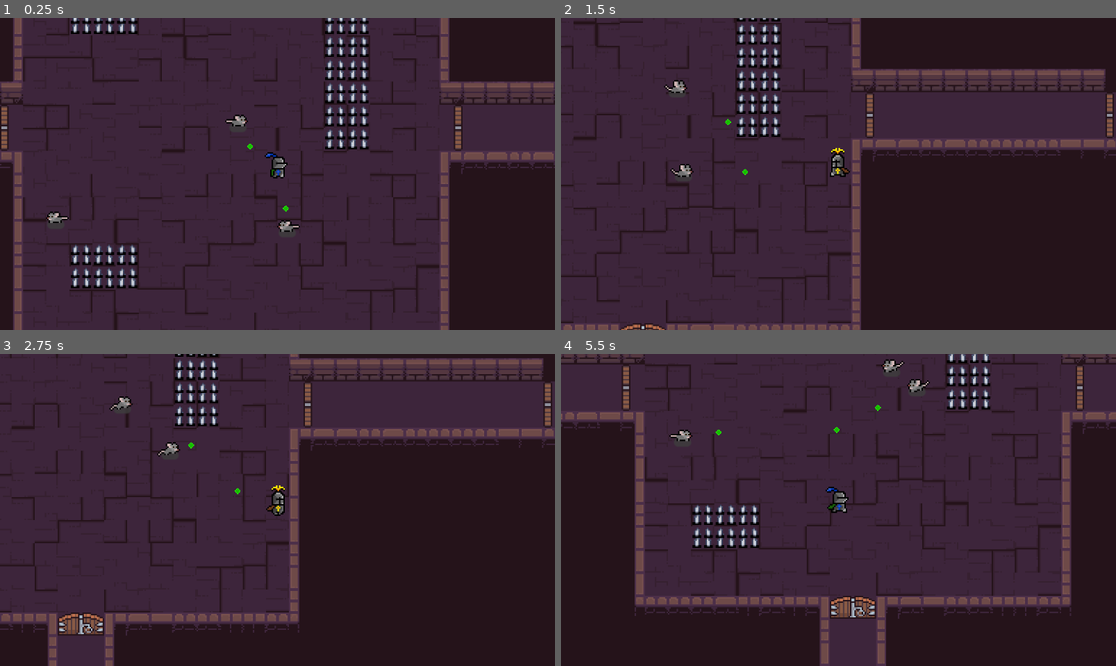
Above: before the commit, frames 1-4 (two rows, left to right).
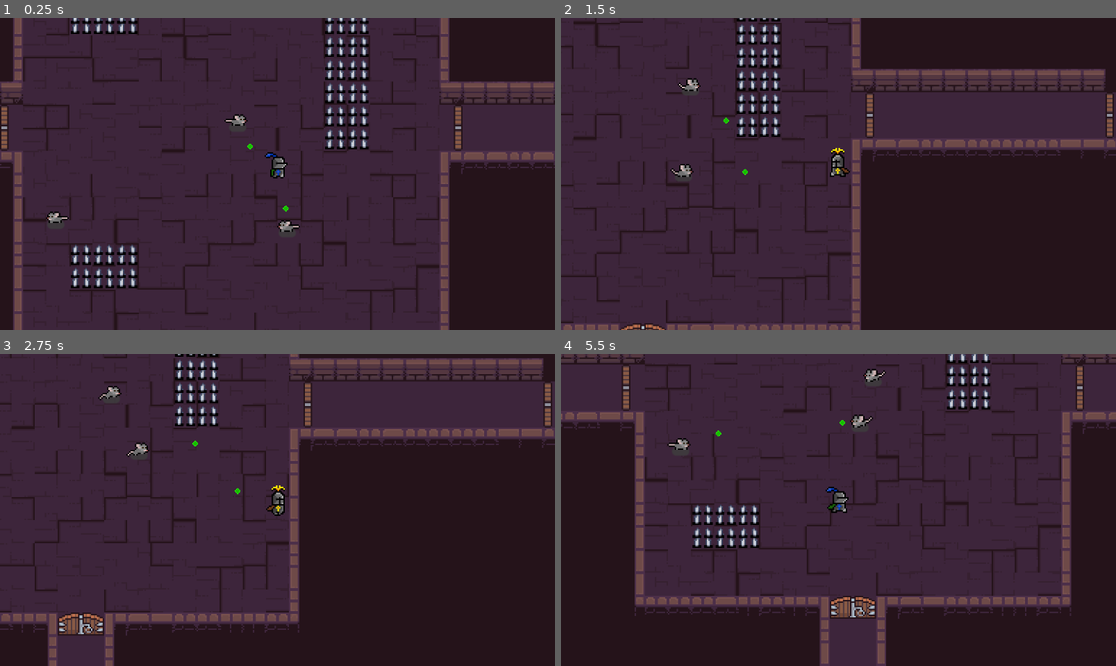
Above: after the commit, the same moments.

Repository: Mlee671/too-many-cats-
Game: Godot game, scene res://main/main.tscn
Same seed, same stepped clock (60 frames per second), same inputs: the game is played once before the commit and once after it.
Inputs (mouse positions are in pixels of both pictures, inside the frame that each line leads up to):
- Up to frame 1 (0.25 s): no input
- Up to frame 2 (1.5 s): move the mouse to (960, 158) at 0.52 s; hold Right (right) 0.53-1.28 s; tap Space (ability) at 0.6 s; move the mouse to (727, 189) at 1.27 s; hold S (down) from 1.28 s (still down); right-click (727, 189) at 1.35 s
- Up to frame 3 (2.75 s): move the mouse to (333, 441) at 2.02 s; release S (down) at 2.03 s; press the mouse at (333, 441) at 2.03 s; hold Right (right) from 2.03 s (still down)
- Up to frame 4 (5.5 s): move the mouse to (810, 572) at 2.77 s; release Right (right) at 2.78 s; release the mouse at (810, 572) at 2.78 s; hold W (up) 2.78-3.53 s; tap Space (ability) at 2.85, 5.1 s; move the mouse to (1005, 556) at 3.52 s; hold A (left) 3.53-5.03 s; right-click (1005, 556) at 3.6 s; move the mouse to (672, 463) at 4.27 s; click (672, 463) at 4.35 s; move the mouse to (866, 510) at 5.02 s; hold S (down) from 5.03 s (still down)

The runs differ from the first frame. In frame 1, less than 0.1% of the frame differs, in the area x 40-45%, y 30-35%; in frame 2, 0.2%; in frame 3, 0.4%; in frame 4, 0.7%, in the area x 19-67%, y 1-31%.

Commit message:
Feat: rooms now have a list of all enemies inside of them and can activate once player gets close enough. enemy activation not implemented yet.

Diff:
--- a/Room_scenes/room_template.gd
+++ b/Room_scenes/room_template.gd
@@ -6,6 +6,7 @@
 const SOUTH_DOOR_CLOSED := [Vector2i(6,6),Vector2i(7,6)]
 const NS_DOOR_OPEN := [Vector2i(7,5),Vector2i(8,5)]
 
+var enemy_list : Array = []
 
 @onready var objects := $NavRegion/Environment
 
@@ -21,13 +22,11 @@
 		for i in 2:
 			objects.set_cell(doorway[i],0,WEST_DOOR[i],0)
 
-
 func _on_east_door_body_entered(body: Node2D) -> void:
 	if body is main_character:
 		var doorway := [Vector2i(9,-1), Vector2i(9,0)]
 		for i in 2:
 			objects.set_cell(doorway[i],0,EAST_DOOR[i],1)
-
 
 func _on_east_door_body_exited(body: Node2D) -> void:
 	if body is main_character:
@@ -35,13 +34,11 @@
 		for i in 2:
 			objects.set_cell(doorway[i],0,EAST_DOOR[i],0)
 
-
 func _on_north_door_body_entered(body: Node2D) -> void:
 	if body is main_character:
 		var doorway := [Vector2i(-1,-10), Vector2i(0,-10)]
 		for i in 2:
 			objects.set_cell(doorway[i],0,NS_DOOR_OPEN[i],0)
-
 
 func _on_north_door_body_exited(body: Node2D) -> void:
 	if body is main_character:
@@ -49,16 +46,35 @@
 		for i in 2:
 			objects.set_cell(doorway[i],0,NORTH_DOOR_CLOSED[i],0)
 
-
 func _on_south_door_body_entered(body: Node2D) -> void:
 	if body is main_character:
 		var doorway := [Vector2i(-1,9), Vector2i(0,9)]
 		for i in 2:
 			objects.set_cell(doorway[i],0,NS_DOOR_OPEN[i],0)
 
-
 func _on_south_door_body_exited(body: Node2D) -> void:
 	if body is main_character:
 		var doorway := [Vector2i(-1,9), Vector2i(0,9)]
 		for i in 2:
 			objects.set_cell(doorway[i],0,SOUTH_DOOR_CLOSED[i],0)
+
+func _on_room_activator_body_entered(body: Node2D) -> void:
+	if body is Enemy:
+		# print("enemy added")
+		enemy_list.append(body)
+	elif body is main_character:
+		for enemy in enemy_list:
+			# print("enemies activated")
+			# activation method here
+			pass
+
+func _on_room_activator_body_exited(body: Node2D) -> void:
+	if body is main_character:
+		for i in range(enemy_list.size() - 1, -1, -1):
+			if enemy_list[i]:
+				# print("enemies deactivated")
+				# deactivate here. though once we have combat the doors will be locked
+				pass
+			else:
+				enemy_list.remove_at(i)
+				# print("removed dead enemy")
--- a/Room_scenes/room_template.tscn
+++ b/Room_scenes/room_template.tscn
@@ -5,8 +5,8 @@
 [ext_resource type="Texture2D" uid="uid://0k7bferun6ck" path="res://tilesets/spikes.png" id="2_x20t4"]
 
 [sub_resource type="NavigationPolygon" id="NavigationPolygon_x20t4"]
-vertices = PackedVector2Array(-6, -147.88281, 6, -148.04688, 6, -142, -6, -142, -134, 6, -134.59375, 6, -134.39844, -14, -134, -14, 6, 138.95313, -6, 139.03906, -6, 134, 6.0234375, 134, 137.47656, -14, 137.53906, 6, 134, 6, 134, -14, 134, -142, 134, 134, -134, 134, -134, -53.898438, -133.14063, -142)
-polygons = Array[PackedInt32Array]([PackedInt32Array(0, 1, 2, 3), PackedInt32Array(4, 5, 6, 7), PackedInt32Array(8, 9, 10, 11), PackedInt32Array(12, 13, 14, 15), PackedInt32Array(2, 16, 15, 4, 7), PackedInt32Array(14, 17, 11), PackedInt32Array(14, 10, 18, 4, 15), PackedInt32Array(19, 20, 3, 7), PackedInt32Array(14, 11, 10), PackedInt32Array(3, 2, 7)])
+vertices = PackedVector2Array(-134, 6, -134.59375, 6, -134.39844, -14, -134, -14, 6, 138.95313, -6, 139.03906, -6, 134, 6.0234375, 134, 137.47656, -14, 137.53906, 6, 134, 6, 134, -14, 26, -134, 26, -142, 134, -142, 134, 134, -134, 134, -134, -53.898438, -133.14063, -142, -26, -142, -26, -134)
+polygons = Array[PackedInt32Array]([PackedInt32Array(0, 1, 2, 3), PackedInt32Array(4, 5, 6, 7), PackedInt32Array(8, 9, 10, 11), PackedInt32Array(12, 13, 14, 11), PackedInt32Array(3, 10, 15, 7, 0), PackedInt32Array(6, 16, 0), PackedInt32Array(17, 18, 19, 20, 3), PackedInt32Array(3, 20, 12, 11, 10), PackedInt32Array(0, 7, 6)])
 outlines = Array[PackedVector2Array]([PackedVector2Array(-143, -156, 147, -160, 148, 148, -146, 150)])
 
 [sub_resource type="TileSetAtlasSource" id="TileSetAtlasSource_l17gk"]
@@ -531,6 +531,9 @@
 [sub_resource type="RectangleShape2D" id="RectangleShape2D_unu5q"]
 size = Vector2(32, 32)
 
+[sub_resource type="RectangleShape2D" id="RectangleShape2D_l17gk"]
+size = Vector2(382, 371)
+
 [node name="Room_template" type="Node2D" unique_id=760106608]
 script = ExtResource("1_l17gk")
 
@@ -580,6 +583,14 @@
 [node name="CollisionShape2D" type="CollisionShape2D" parent="South_door" unique_id=1361741042]
 position = Vector2(0, 151)
 shape = SubResource("RectangleShape2D_unu5q")
+
+[node name="Room_activator" type="Area2D" parent="." unique_id=1449220809]
+collision_layer = 0
+collision_mask = 7
+
+[node name="CollisionShape2D" type="CollisionShape2D" parent="Room_activator" unique_id=1122196058]
+position = Vector2(-1, -9.5)
+shape = SubResource("RectangleShape2D_l17gk")
 
 [connection signal="body_entered" from="West_door" to="." method="_on_west_door_body_entered"]
 [connection signal="body_exited" from="West_door" to="." method="_on_west_door_body_exited"]
@@ -589,3 +600,5 @@
 [connection signal="body_exited" from="North_door" to="." method="_on_north_door_body_exited"]
 [connection signal="body_entered" from="South_door" to="." method="_on_south_door_body_entered"]
 [connection signal="body_exited" from="South_door" to="." method="_on_south_door_body_exited"]
+[connection signal="body_entered" from="Room_activator" to="." method="_on_room_activator_body_entered"]
+[connection signal="body_exited" from="Room_activator" to="." method="_on_room_activator_body_exited"]
